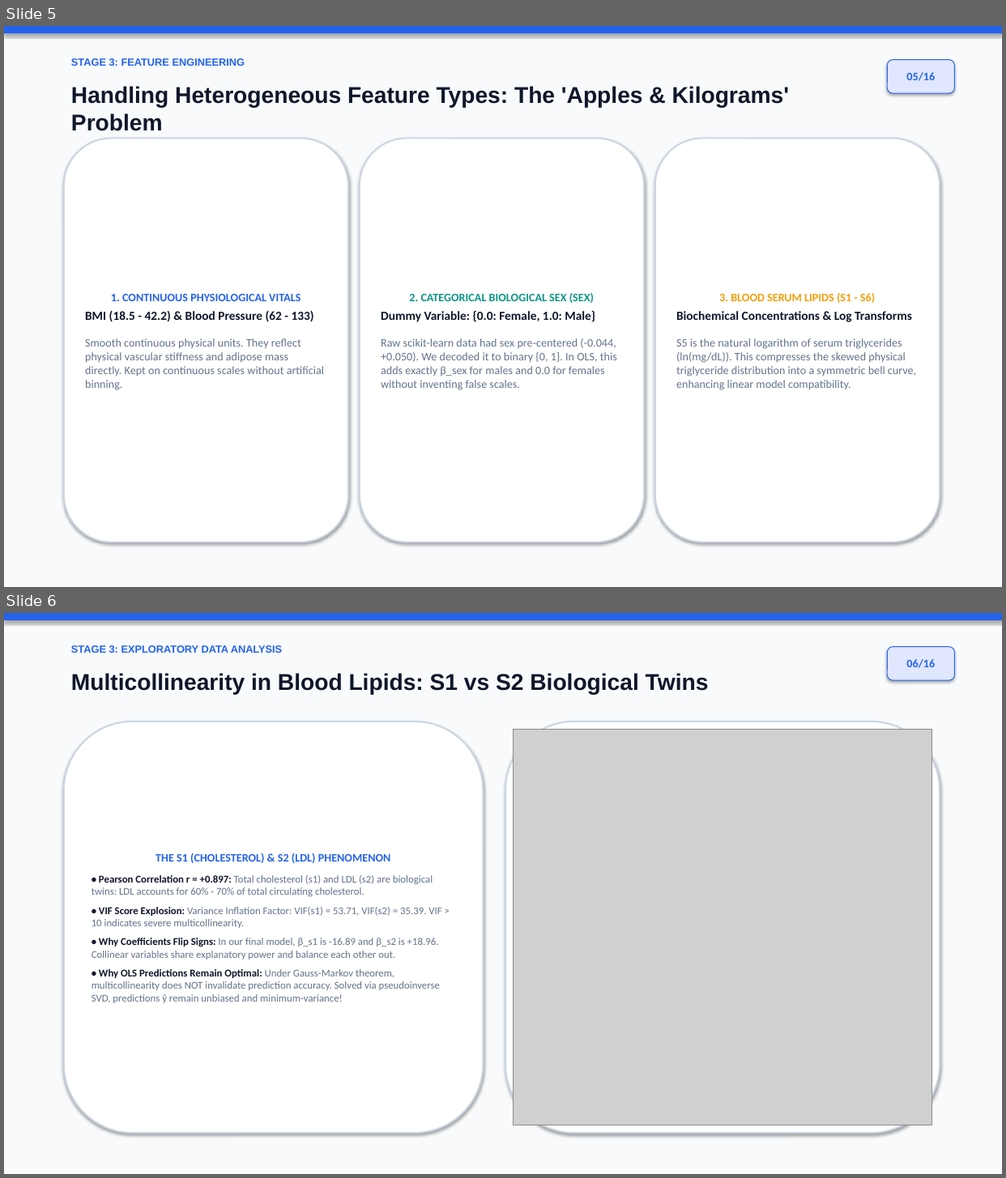
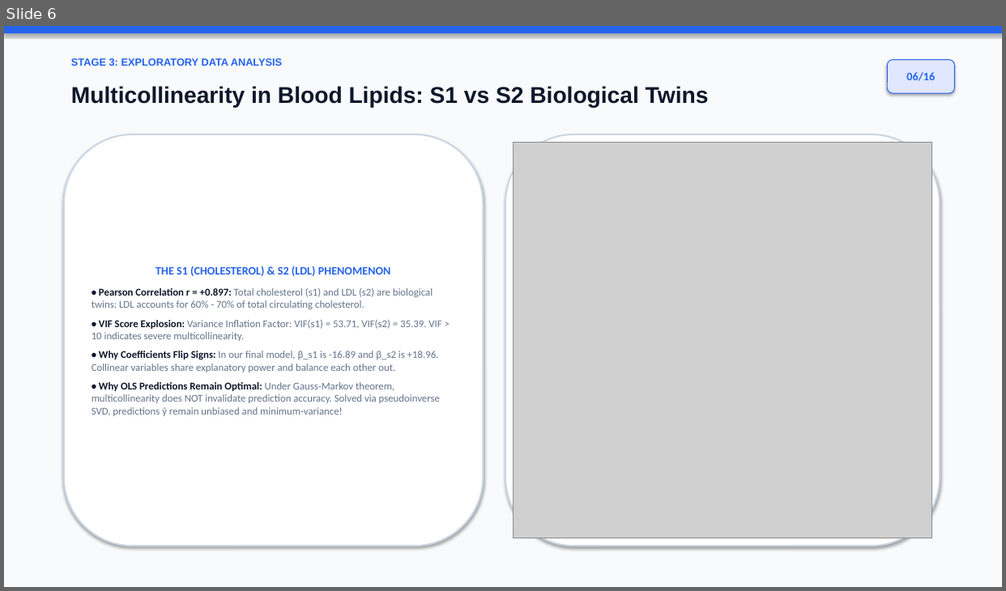
Before and after one commit to darrehanrasool/Lab, a slide deck: 4 Diabetes Progression Prediction/Diabetes_Progression_Conference_Presentation.pptx. Shown one above the other, each under a label of ours: slides 5 and 6 before the commit, slide 6 after it. The pictures are 1006x1178 and 1006x591 pixels, drawn with LibreOffice and Linux fonts; fonts in the diff are those of the drawing; grey boxes stand for pictures. Boxes give left, top, right and bottom in pixels: in the first picture for what was removed or moved away, otherwise in the second. Text is boxed around its words. In the diff, an @@ line names an element or a change of style, - is before the commit and + after.

```diff
--- a/4 Diabetes Progression Prediction/Diabetes_Progression_Conference_Presentation.pptx
+++ b/4 Diabetes Progression Prediction/Diabetes_Progression_Conference_Presentation.pptx
@@ slide 5 removed at bbox=[4, 26, 1002, 587], background #FFFFFF @@
@@ rectangle removed at bbox=[4, 26, 1002, 587] @@
@@ rectangle removed at bbox=[4, 26, 1002, 33] @@
@@ text removed at bbox=[71, 58, 245, 66] @@
-STAGE 3: FEATURE ENGINEERING
@@ rounded rectangle removed at bbox=[888, 60, 955, 93] @@
-05/16
@@ text removed at bbox=[71, 86, 789, 131] @@
-Handling Heterogeneous Feature Types: The 'Apples & Kilograms' Problem
@@ rounded rectangle removed at bbox=[64, 139, 348, 543] @@
-1. CONTINUOUS PHYSIOLOGICAL VITALS
-BMI (18.5 - 42.2) & Blood Pressure (62 - 133)
-Smooth continuous physical units. They reflect physical vascular stiffness and adipose mass directly. Kept on continuous scales without artificial binning.
@@ rounded rectangle removed at bbox=[360, 139, 644, 543] @@
-2. CATEGORICAL BIOLOGICAL SEX (SEX)
-Dummy Variable: {0.0: Female, 1.0: Male}
-Raw scikit-learn data had sex pre-centered (-0.044, +0.050). We decoded it to binary {0, 1}. In OLS, this adds exactly β_sex for males and 0.0 for females without inventing false scales.
@@ rounded rectangle removed at bbox=[655, 139, 940, 543] @@
-3. BLOOD SERUM LIPIDS (S1 - S6)
-Biochemical Concentrations & Log Transforms
-S5 is the natural logarithm of serum triglycerides (ln(mg/dL)). This compresses the skewed physical triglyceride distribution into a symmetric bell curve, enhancing linear model compatibility.
```
Also in this commit, not shown: 2 slides changed, 2 slides added, 1 other slide removed, 1 other file.
